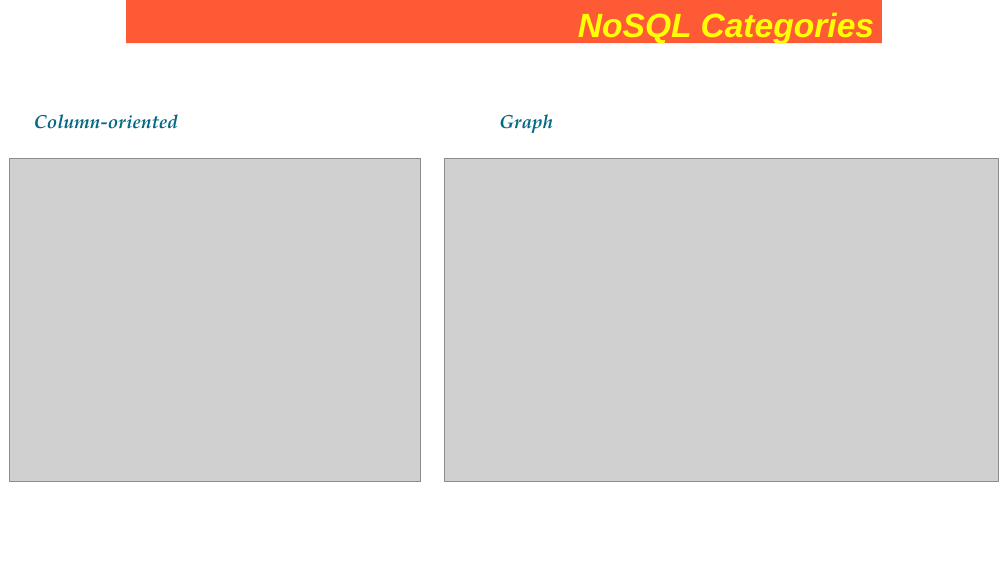
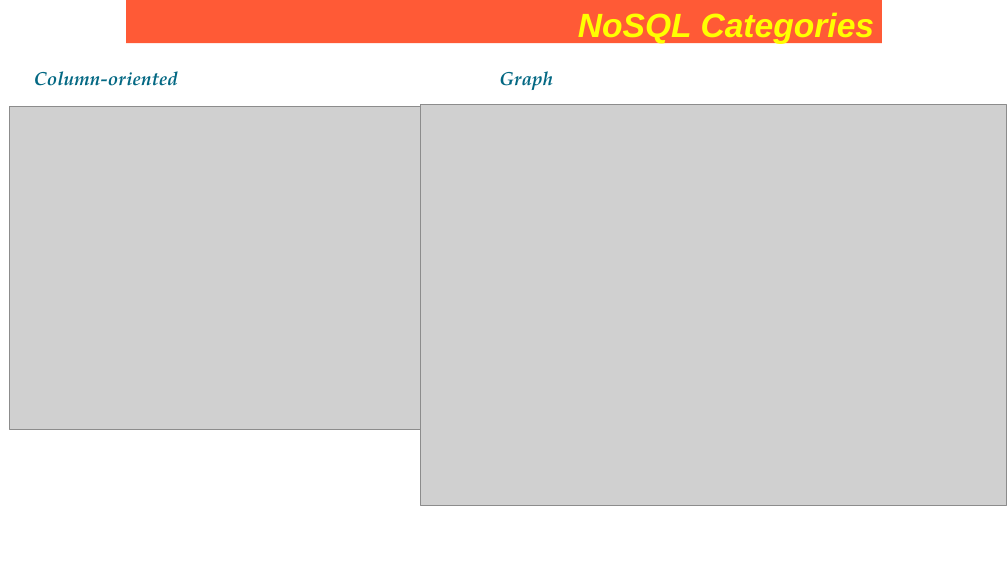
Before and after one commit to Saleel-Bagde/PPT-s, a slide deck: slide 9 of MongoDB PPT.pptx. Drawn at 1008x567 pixels with LibreOffice and Linux fonts; fonts in the diff are those of the drawing; grey boxes stand for pictures. Boxes give left, top, right and bottom in pixels: in the first picture for what was removed or moved away, otherwise in the second. Text is boxed around its words. In the diff, an @@ line names an element or a change of style, - is before the commit and + after.

```diff
--- a/MongoDB PPT.pptx
+++ b/MongoDB PPT.pptx
@@ text "Column-oriented": place and size @@
-text "Column-oriented" at [34, 114, 178, 129]
+text "Column-oriented" at [34, 71, 178, 86]
@@ text "Graph": place and size @@
-text "Graph" at [499, 114, 553, 133]
+text "Graph" at [499, 71, 553, 90]
@@ picture: place and size @@
-picture at [10, 159, 420, 482]
+picture at [10, 107, 420, 430]
@@ picture: place and size @@
-picture at [445, 159, 998, 482]
+picture at [420, 105, 1006, 505]
```
Also in this commit, not shown: 1 other slide changed, 1 other file.
